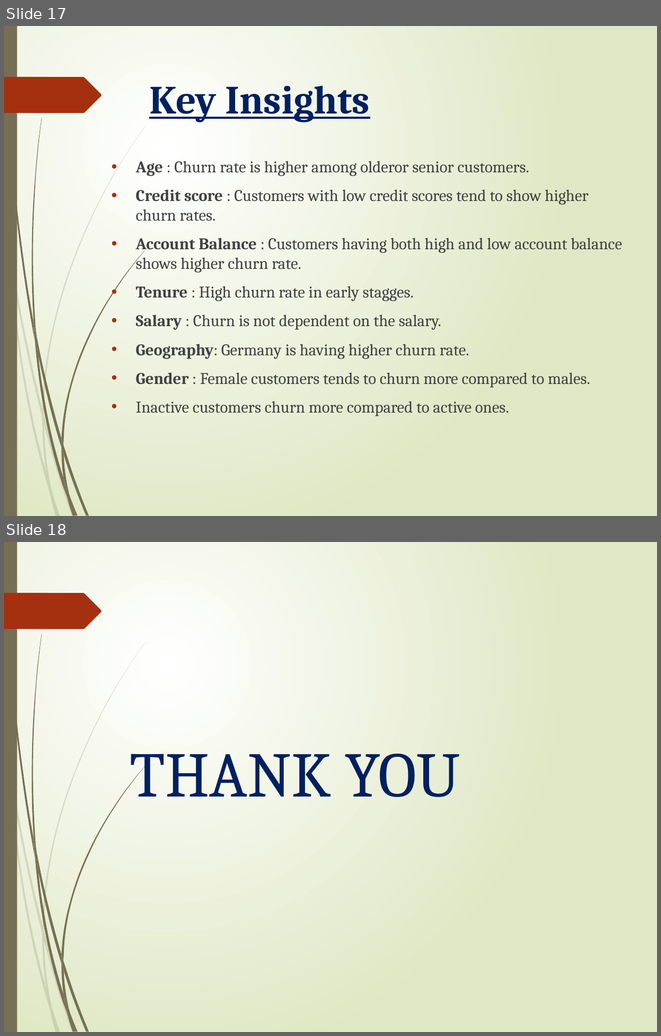
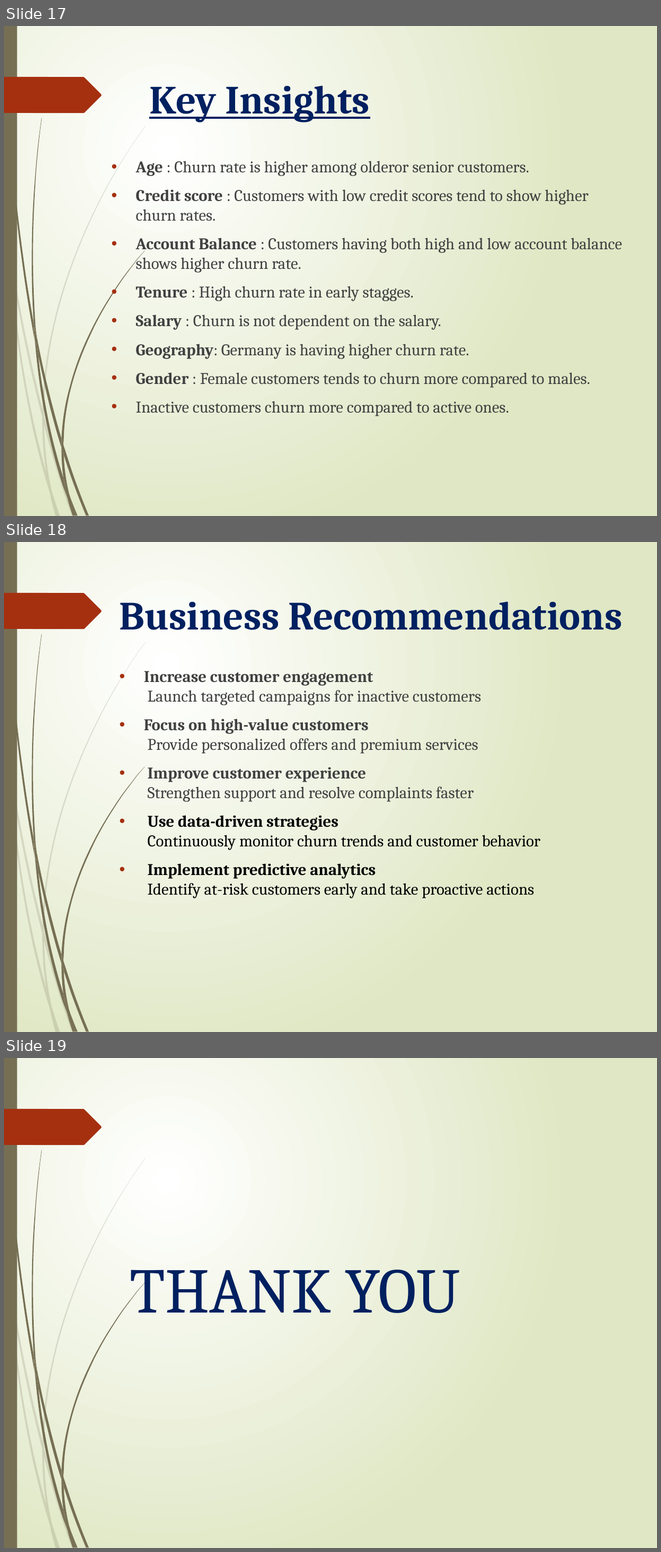
Before and after one commit to MariyaBuilds/Banking-Customer-Churn-Analysis, a slide deck: BankCustomerchurnanalysis.pptx. Shown one above the other, each under a label of ours: slides 17 and 18 before the commit, slides 17, 18 and 19 after it. The pictures are 661x1036 and 661x1552 pixels, drawn with LibreOffice and Linux fonts; fonts in the diff are those of the drawing. Boxes give left, top, right and bottom in pixels: in the first picture for what was removed or moved away, otherwise in the second. Text is boxed around its words. In the diff, an @@ line names an element or a change of style, - is before the commit and + after.

```diff
--- a/BankCustomerchurnanalysis.pptx
+++ b/BankCustomerchurnanalysis.pptx
@@ slide 18 added at box(4, 542, 657, 1032), background gradient #FFFFFF to #DFE8C4; not listed: 24 template elements that a slide beside it also shows @@
@@ title added at box(120, 601, 623, 630), 44.1 pt, text #002060, bold @@
+Business Recommendations
@@ text added at box(144, 671, 540, 898), 18 pt, text #404040 @@
+• Increase customer engagement
+  Launch targeted campaigns for inactive customers
+• Focus on high-value customers
+  Provide personalized offers and premium services
+• Improve customer experience
+  Strengthen support and resolve complaints faster
+• Use data-driven strategies
+  Continuously monitor churn trends and customer behavior
+• Implement predictive analytics
+  Identify at-risk customers early and take proactive actions
@@ what was slide 18 is now slide 19 @@
```
Also in this commit, not shown: 2 slides changed.
